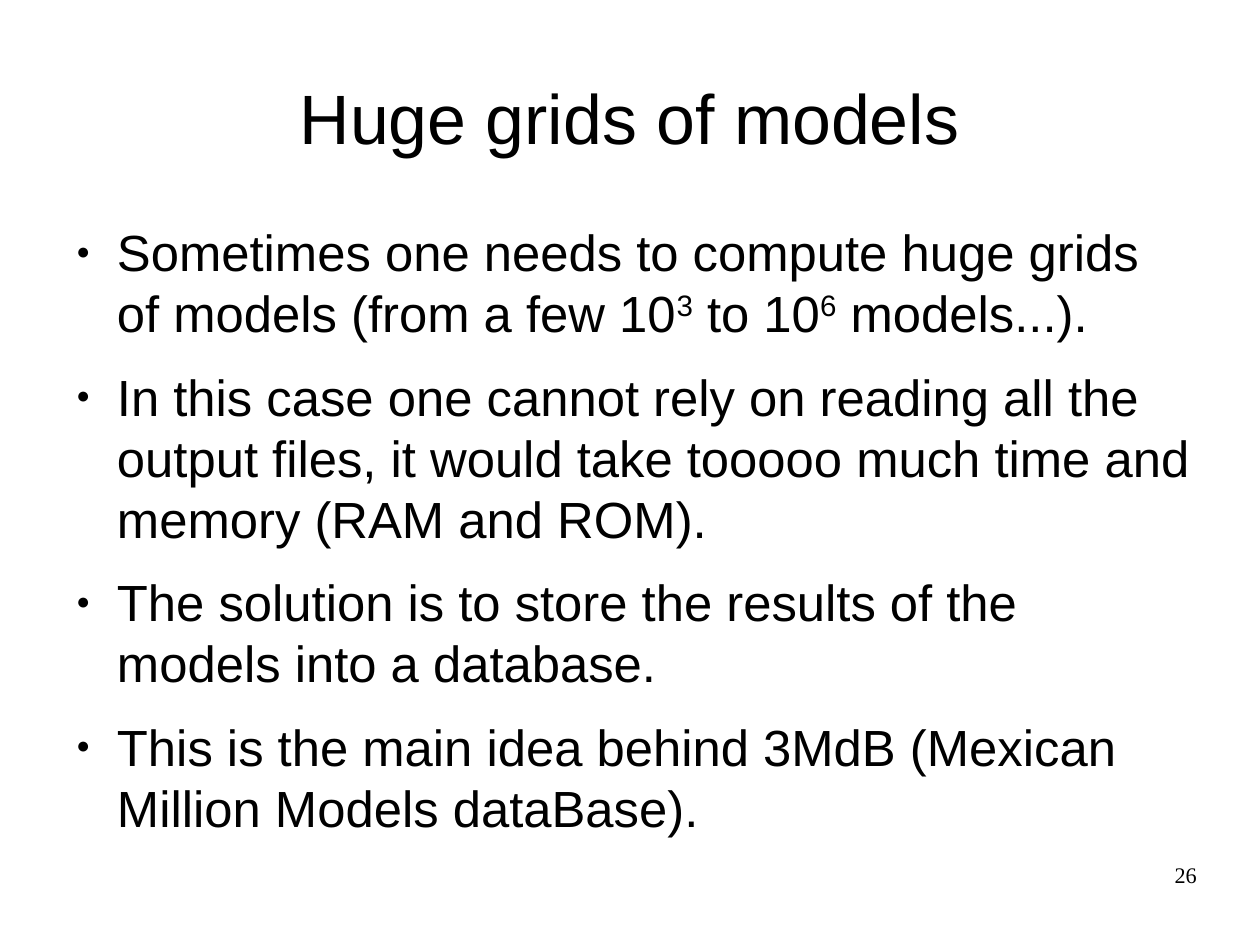
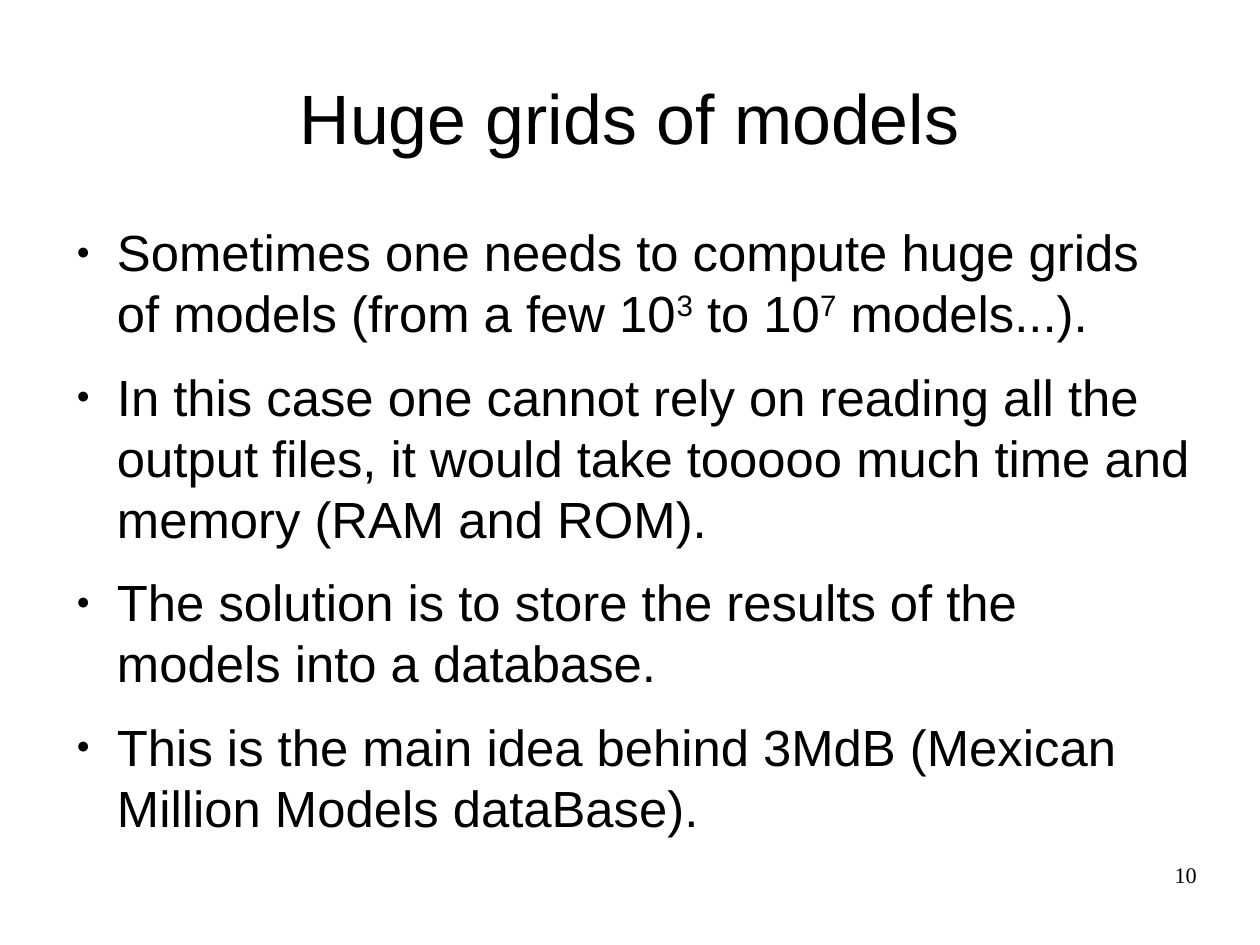
Before and after one commit to Morisset/Cloudy_Summer_School, a slide deck: slide 10 of pyCloudy.odp (slide 26 before the commit). Drawn at 1260x945 pixels with LibreOffice and Linux fonts; fonts in the diff are those of the drawing. Boxes give left, top, right and bottom in pixels: in the first picture for what was removed or moved away, otherwise in the second. Text is boxed around its words. In the diff, an @@ line names an element or a change of style, - is before the commit and + after.

```diff
--- a/pyCloudy.odp
+++ b/pyCloudy.odp
@@ text at [117,234,1139,343]: text changed @@
-● Sometimes one needs to compute huge grids of models (from a few 103 to 106 models...).
+● Sometimes one needs to compute huge grids of models (from a few 103 to 107 models...).
@@ page number at [1175,868,1197,884]: text changed @@
-26
+10
```
Also in this commit, not shown: 1 other slide changed, 16 slides removed, 2 other files.
